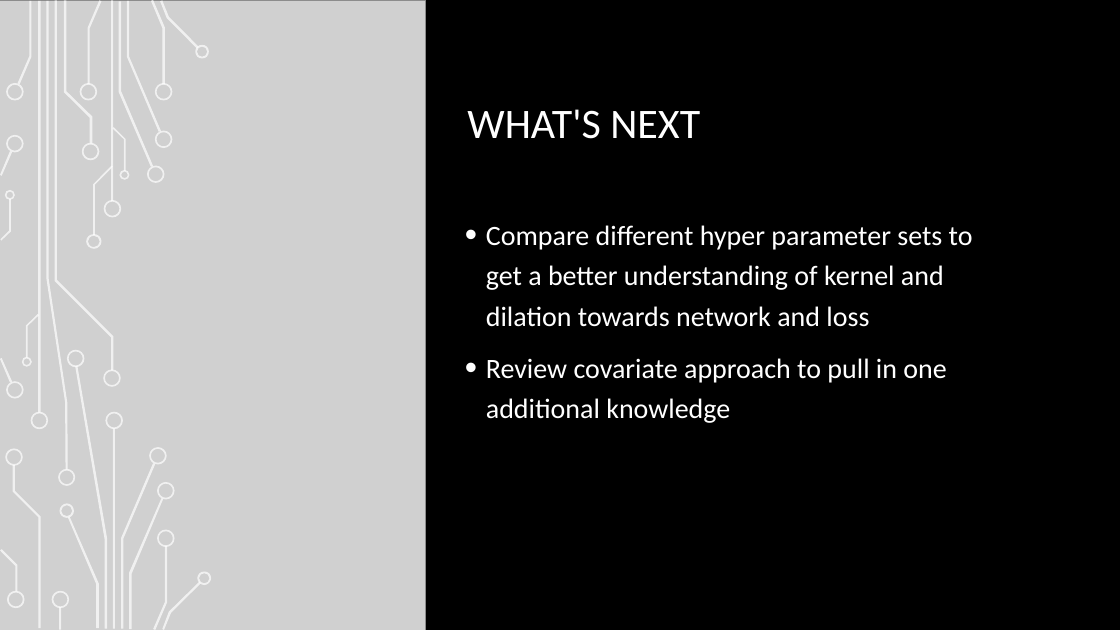
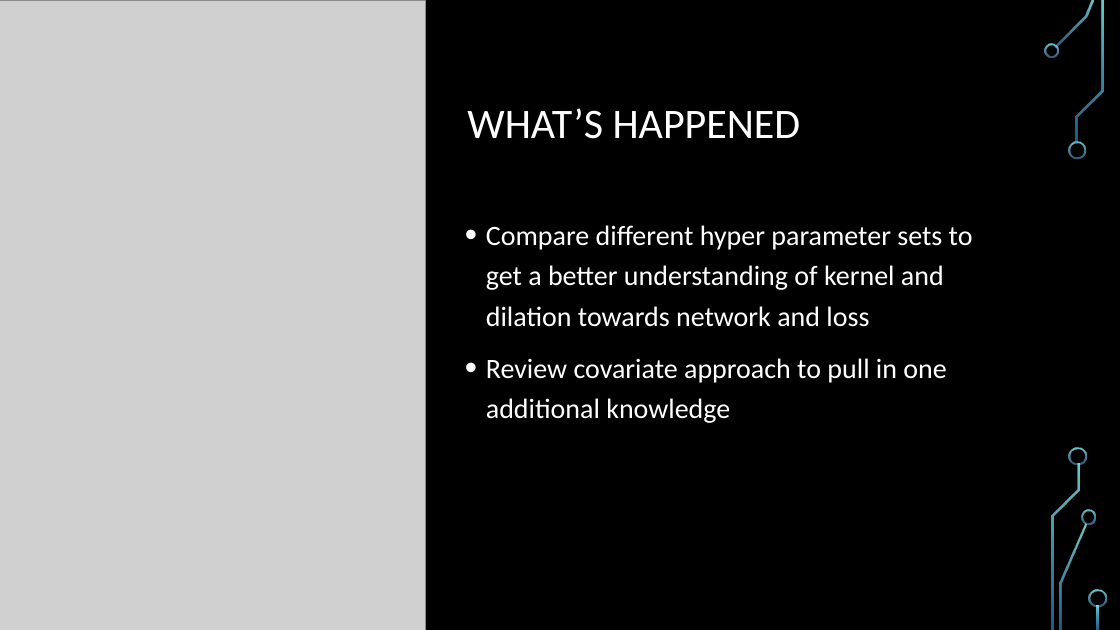
Before and after one commit to shawnmccarthy/temporal, a slide deck: slide 8 of mccarthy-shawn_slides.pptx. Drawn at 1120x630 pixels with LibreOffice and Linux fonts; fonts in the diff are those of the drawing; grey boxes stand for pictures; background and template pictures are left out. Boxes give left, top, right and bottom in pixels: in the first picture for what was removed or moved away, otherwise in the second. Text is boxed around its words. In the diff, an @@ line names an element or a change of style, - is before the commit and + after.

```diff
--- a/mccarthy-shawn_slides.pptx
+++ b/mccarthy-shawn_slides.pptx
@@ rectangle removed at <box>0,0,1120,630</box> @@
@@ title at <box>467,108,801,139</box>: text changed @@
-WHAT'S NEXT
+WHAT’S HAPPENED
@@ group removed at <box>0,0,212,630</box>: 50 freeform shapes, 4 rectangles @@
@@ group added at <box>1044,44,1107,607</box>: 5 freeform shapes @@
```
Also in this commit, not shown: 2 other slides changed, 6 slides added, 4 other files.
